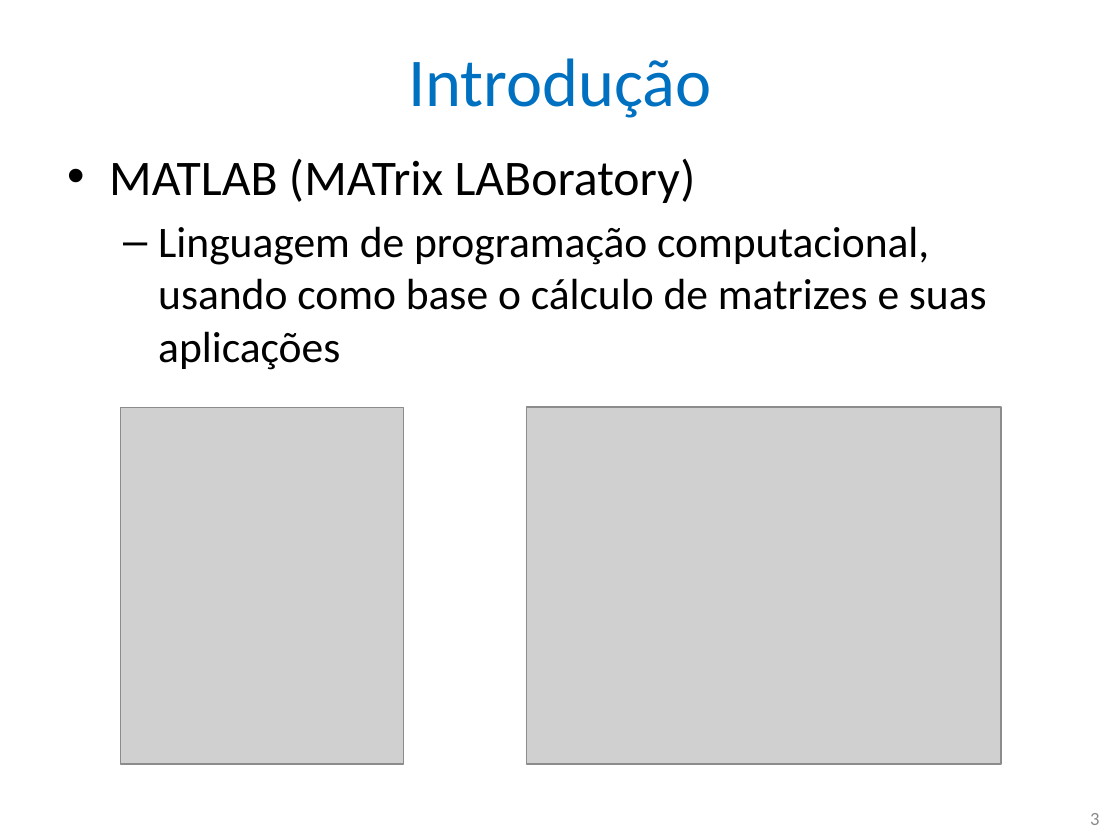
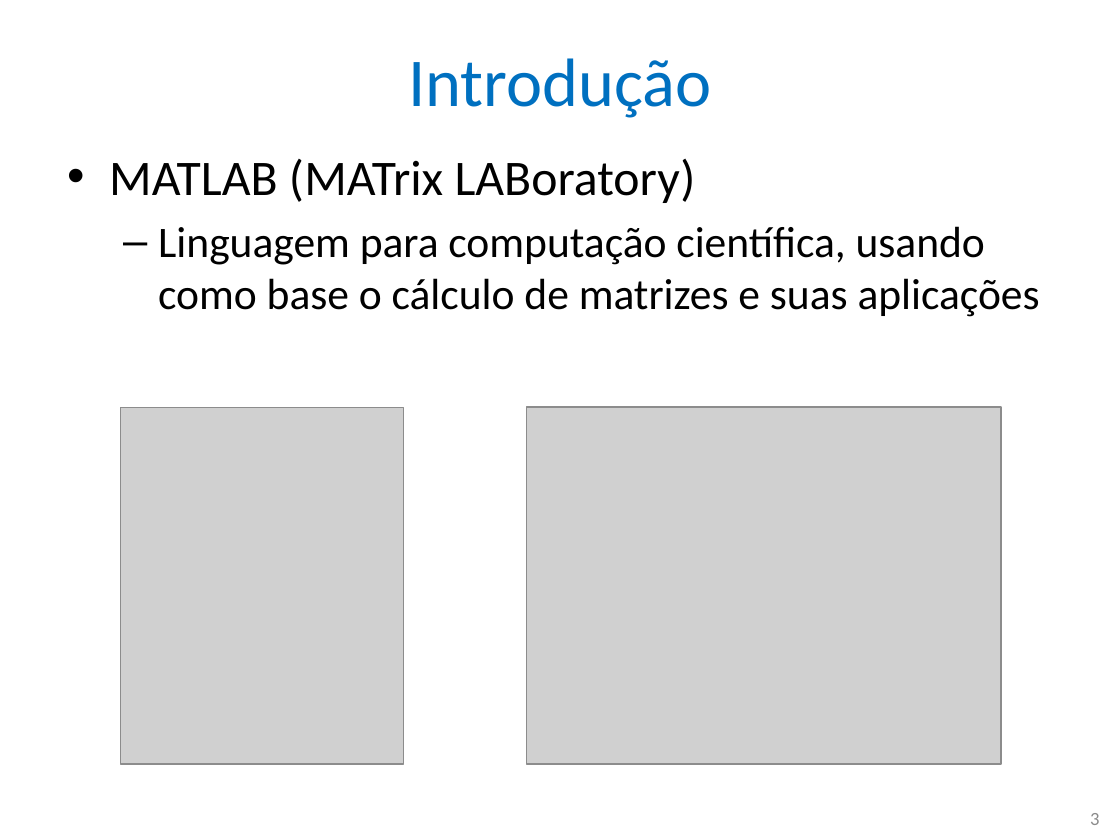
Before and after one commit to nascimentolwtn/INPE-CAP-385_DesenvolvimentoFrameworks, a slide deck: slide 3 of CAP385-00-Presentations/01-MATLAB xUnit Test Framework.pptx. Drawn at 1120x840 pixels with LibreOffice and Linux fonts; fonts in the diff are those of the drawing; grey boxes stand for pictures. Boxes give left, top, right and bottom in pixels: in the first picture for what was removed or moved away, otherwise in the second. Text is boxed around its words. In the diff, an @@ line names an element or a change of style, - is before the commit and + after.

```diff
--- a/CAP385-00-Presentations/01-MATLAB xUnit Test Framework.pptx
+++ b/CAP385-00-Presentations/01-MATLAB xUnit Test Framework.pptx
@@ text at (x1=158, y1=226, x2=1040, y2=317): text changed @@
-  – Linguagem de programação computacional, usando como base o cálculo de matrizes e suas aplicações
+  – Linguagem para computação científica, usando como base o cálculo de matrizes e suas aplicações
```
Also in this commit, not shown: 1 other slide changed.
